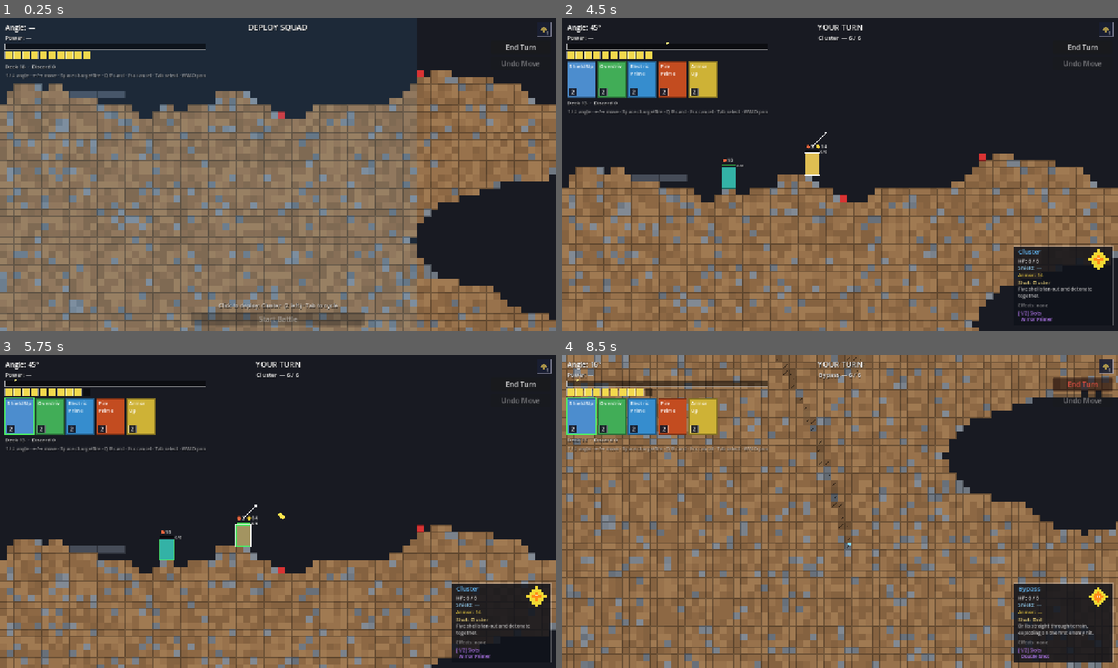
Above: before the commit, frames 1-4 (two rows, left to right).
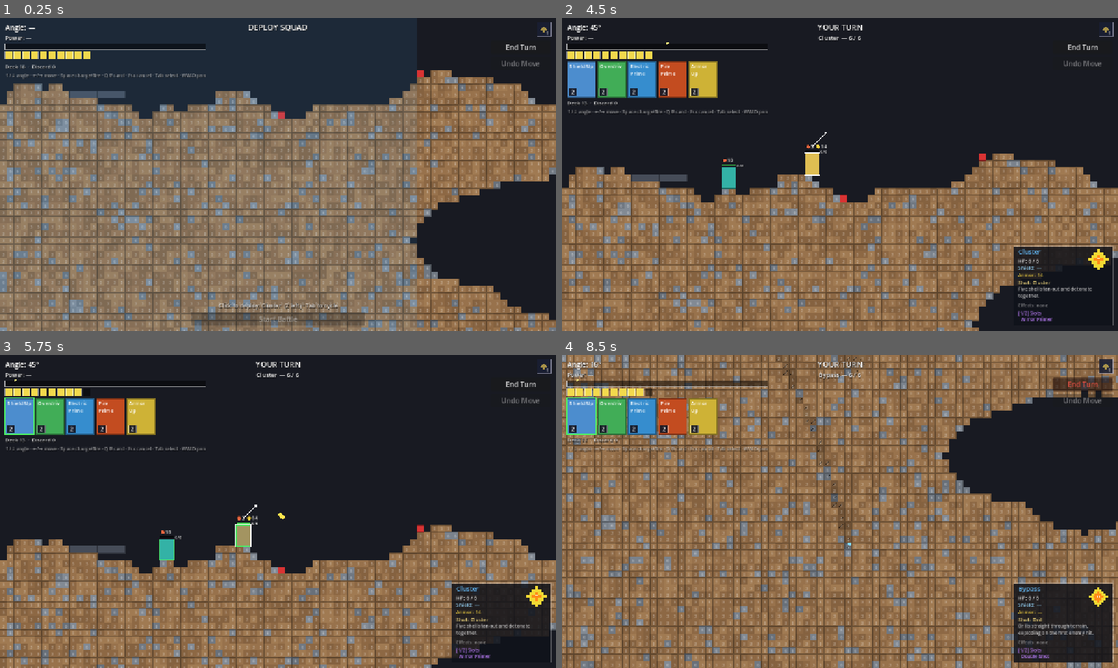
Above: after the commit, the same moments.

Repository: chubas/artillery-roguelike
Game: Godot game, scene res://world/combat_scene.tscn
Same seed, same stepped clock (60 frames per second), same inputs: the game is played once before the commit and once after it. This scene is started directly instead of the project's main scene.
Inputs (mouse positions are in pixels of both pictures, inside the frame that each line leads up to):
- Up to frame 1 (0.25 s): no input
- Up to frame 2 (4.5 s): click "End Turn" at 0.5 s; tap Enter every 0.75 s from 1.25 to 3.5 s; move the mouse to (962, 158) at 1.27 s; hold Right 1.28-2 s; tap Tab at 1.35 s; click (962, 158) at 1.42 s; tap Space at 1.52 s; drag from (728, 190) to (812, 237) at 2.02 s; move the mouse to (895, 105) at 2.77 s; hold Right 2.78-3.5 s; tap Keypad Enter at 2.85 s; drag from (812, 237) to (673, 127) at 3.52 s; click "Start Battle" at 4.25 s
- Up to frame 3 (5.75 s): tap Enter at 5 s; move the mouse to (444, 558) at 5.02 s; hold Left from 5.03 s (still down); tap Q at 5.1 s; tap Space at 5.27 s
- Up to frame 4 (8.5 s): release Left at 5.75 s; drag from (673, 464) to (756, 433) at 5.77 s; move the mouse to (867, 511) at 6.52 s; hold Down 6.53-7.25 s; tap Tab at 6.6 s; click (867, 511) at 6.67 s; tap Space at 7.25, 8.27 s; drag from (756, 433) to (728, 527) at 7.27 s; move the mouse to (962, 495) at 8.02 s; hold Up from 8.03 s (still down); tap Keypad Enter at 8.1 s

The runs differ from the first frame. In frame 1, 4.7% of the frame differs, in the area x 0-100%, y 17-100%; in frame 2, 3.3%; in frame 3, 2.5%; in frame 4, 5.6%, in the area x 0-100%, y 0-100%.

Commit message:
Fix reposition units

Diff:
--- a/debug/sandbox_overlay.gd
+++ b/debug/sandbox_overlay.gd
@@ -32,11 +32,8 @@
 var _status_defs   : Array[StatusEffectDef] = []
 
 # Terrain controls
-var _seed_field    : LineEdit = null
-
-# Terrain Visualizer (M32)
+var _seed_field        : LineEdit     = null
 var _tv_profile_option : OptionButton = null
-var _tv_seed_field     : LineEdit     = null
 var _tv_minimap        : Control      = null
 var _tv_profiles       : Array        = []
 var _tv_preview_data   : MapData      = null
@@ -234,6 +231,20 @@
 
 	# ── Terrain ──
 	_add_section(col, "TERRAIN")
+	col.add_child(_make_label("Profile:"))
+	_tv_profile_option = OptionButton.new()
+	_tv_profile_option.add_theme_font_size_override("font_size", 10)
+	_tv_profile_option.focus_mode = Control.FOCUS_NONE
+	_tv_profile_option.add_item("(legacy noise)")
+	var profile_dir := "res://data/terrain/profiles/"
+	if DirAccess.dir_exists_absolute(profile_dir):
+		for fname in DirAccess.get_files_at(profile_dir):
+			if fname.ends_with(".tres"):
+				var p := load(profile_dir + fname) as TerrainProfile
+				if p != null:
+					_tv_profiles.append(p)
+					_tv_profile_option.add_item(fname.get_basename())
+	col.add_child(_tv_profile_option)
 	col.add_child(_make_label("Seed:"))
 	_seed_field = LineEdit.new()
 	_seed_field.text = "12345"
@@ -245,6 +256,11 @@
 	var repos_btn := _make_btn("Reposition Units")
 	repos_btn.pressed.connect(_reposition_units)
 	col.add_child(repos_btn)
+	_tv_minimap = _TerrainMinimap.new()
+	_tv_minimap.custom_minimum_size = Vector2(PANEL_W - 10, 80)
+	_tv_minimap.size_flags_horizontal = Control.SIZE_EXPAND_FILL
+	(_tv_minimap as _TerrainMinimap).overlay = self
+	col.add_child(_tv_minimap)
 
 	# ── Cheats ──
 	_add_section(col, "CHEATS")
@@ -276,63 +292,6 @@
 	_passive_btn.pressed.connect(_toggle_enemy_passive)
 	col.add_child(_passive_btn)
 
-	# ── Terrain Visualizer (M32) ──
-	_build_terrain_visualizer(col)
-
-# ── Terrain Visualizer (M32) ─────────────────────────────────────────────────
-
-func _build_terrain_visualizer(col: VBoxContainer) -> void:
-	_add_section(col, "TERRAIN VIZ")
-
-	# Profile dropdown
-	col.add_child(_make_label("Profile:"))
-	_tv_profile_option = OptionButton.new()
-	_tv_profile_option.add_theme_font_size_override("font_size", 10)
-	_tv_profile_option.focus_mode = Control.FOCUS_NONE
-	col.add_child(_tv_profile_option)
-
-	# Load all profiles from data directory
-	var profile_dir := "res://data/terrain/profiles/"
-	if DirAccess.dir_exists_absolute(profile_dir):
-		for fname in DirAccess.get_files_at(profile_dir):
-			if fname.ends_with(".tres"):
-				var p := load(profile_dir + fname) as TerrainProfile
-				if p != null:
-					_tv_profiles.append(p)
-					_tv_profile_option.add_item(fname.get_basename())
-	if _tv_profiles.is_empty():
-		col.add_child(_make_label("(no profiles baked yet)"))
-
-	# Seed field
-	col.add_child(_make_label("Seed:"))
-	_tv_seed_field = LineEdit.new()
-	_tv_seed_field.text = "42"
-	_tv_seed_field.add_theme_font_size_override("font_size", 11)
-	col.add_child(_tv_seed_field)
-
-	# Preview button
-	var preview_btn := _make_btn("Preview")
-	preview_btn.pressed.connect(_preview_terrain)
-	col.add_child(preview_btn)
-
-	# Minimap control
-	_tv_minimap = _TerrainMinimap.new()
-	_tv_minimap.custom_minimum_size = Vector2(PANEL_W - 10, 80)
-	_tv_minimap.size_flags_horizontal = Control.SIZE_EXPAND_FILL
-	(_tv_minimap as _TerrainMinimap).overlay = self
-	col.add_child(_tv_minimap)
-
-func _preview_terrain() -> void:
-	if _tv_profiles.is_empty():
-		return
-	var idx  := _tv_profile_option.selected
-	if idx < 0 or idx >= _tv_profiles.size():
-		return
-	var profile : TerrainProfile = _tv_profiles[idx]
-	var seed_val := int(_tv_seed_field.text) if _tv_seed_field.text.is_valid_int() else 42
-	_tv_preview_data = TerrainGenerator.generate(profile, seed_val)
-	if _tv_minimap != null:
-		_tv_minimap.queue_redraw()
 
 class _TerrainMinimap extends Control:
 	var overlay : Object = null   # sandbox_overlay reference
@@ -369,26 +328,37 @@
 
 func _regenerate_terrain() -> void:
 	var seed_val := int(_seed_field.text) if _seed_field.text.is_valid_int() else 12345
-	_terrain.generate(seed_val)
+	# Index 0 = "(legacy noise)"; indices 1+ map to _tv_profiles[idx - 1]
+	var profile_idx := _tv_profile_option.selected - 1 if _tv_profile_option != null else -1
+	if profile_idx >= 0 and profile_idx < _tv_profiles.size():
+		var profile : TerrainProfile = _tv_profiles[profile_idx]
+		var data := TerrainGenerator.generate(profile, seed_val)
+		_tv_preview_data = data
+		_terrain.load_map(data)
+	else:
+		_terrain.generate(seed_val)
+		_tv_preview_data = null
 	_renderer.mark_all_dirty()
-	# Re-snap all units to the new surface
-	var all := _combat.player_units + _combat.enemy_units
-	for u in all:
+	if _tv_minimap != null:
+		_tv_minimap.queue_redraw()
+	_snap_all_entities()
+
+func _reposition_units() -> void:
+	_snap_all_entities()
+
+func _snap_all_entities() -> void:
+	var units : Array = _combat.player_units + _combat.enemy_units
+	for u in units:
 		var unit : Unit = u
-		var new_row := _terrain.get_surface_row(unit.vox_position.x)
-		unit.set_vox_position(Vector2i(unit.vox_position.x, new_row))
-
-func _reposition_units() -> void:
-	var all : Array = _combat.player_units + _combat.enemy_units
-	for u in all:
-		var unit : Unit = u
-		var new_pos := UnitMovement.settle_at(
-			Vector2i(unit.vox_position.x, 0),
-			unit.definition.width_voxels,
-			unit.definition.height_voxels,
-			_terrain
-		)
-		unit.set_vox_position(new_pos)
+		var x := clampi(unit.vox_position.x, 0, _terrain.map_width - unit.definition.width_voxels)
+		unit.set_vox_position(UnitMovement.settle_at(
+			Vector2i(x, 0), unit.definition.width_voxels, unit.definition.height_voxels, _terrain))
+	for d in _combat.deployables:
+		var dep : Node = d
+		var w   : int  = dep.get("width_voxels")
+		var h   : int  = dep.get("height_voxels")
+		var x   := clampi(dep.get("vox_position").x, 0, _terrain.map_width - w)
+		dep.set_vox_position(UnitMovement.settle_at(Vector2i(x, 0), w, h, _terrain))
 
 # ── Status injection ─────────────────────────────────────────────────────────
 
--- a/rendering/chunk.gd
+++ b/rendering/chunk.gd
@@ -15,6 +15,7 @@
 	Color8(130, 138, 148), Color8(104, 112, 122),
 ]
 const COLOR_PLATFORM := Color8(70, 76, 88)
+const COLOR_LAVA     := Color8(220, 80, 20)
 
 var cx : int = 0
 var cy : int = 0
@@ -42,6 +43,11 @@
 				continue
 			var rect := Rect2(lx * vs, ly * vs, vs, vs)
 			var base : Color
+			if tile.type == Tile.TileType.LAVA:
+				base = COLOR_LAVA
+				draw_rect(rect, base)
+				draw_rect(rect, base.darkened(0.3), false, 1.0)
+				continue
 			if tile.has_flag(Tile.FLAG_INDESTRUCTIBLE):
 				base = COLOR_PLATFORM
 			elif tile.max_hp > 3:
@@ -53,6 +59,7 @@
 			draw_rect(rect, base.darkened(0.3), false, 1.0)
 			_draw_cracks(rect, tile.damage_state())
 			_draw_status_overlay(rect, tile)
+			_draw_hp_label(rect, tile)
 
 # Placeholder tile-status tints (M3 §16): burning = orange, electrified = blue-white.
 func _draw_status_overlay(rect: Rect2, tile: Tile) -> void:
@@ -62,6 +69,17 @@
 		draw_rect(rect, Color(1.0, 0.45, 0.1, 0.45))
 	if tile.tile_statuses.has("electrified"):
 		draw_rect(rect, Color(0.55, 0.8, 1.0, 0.5))
+
+func _draw_hp_label(rect: Rect2, tile: Tile) -> void:
+	if tile.has_flag(Tile.FLAG_INDESTRUCTIBLE):
+		return
+	var font  := ThemeDB.fallback_font
+	var fsize : int = 7
+	var text  := str(tile.hp)
+	var tw    := font.get_string_size(text, HORIZONTAL_ALIGNMENT_LEFT, -1, fsize).x
+	var center := rect.position + rect.size * 0.5
+	draw_string(font, Vector2(center.x - tw * 0.5, center.y + font.get_ascent(fsize) * 0.5),
+			text, HORIZONTAL_ALIGNMENT_LEFT, -1, fsize, Color(1, 1, 1, 0.55))
 
 func _draw_cracks(rect: Rect2, state: int) -> void:
 	if state == 0:
--- a/terrain/terrain_manager.gd
+++ b/terrain/terrain_manager.gd
@@ -258,7 +258,7 @@
 			t.max_hp      = cell["max_hp"]
 			t.flags       = cell["flags"]
 			t.collapsible = cell["collapsible"]
-			t.status_tags = (cell["status_tags"] as Array).duplicate()
+			t.status_tags.assign(cell["status_tags"] as Array)
 			t.variant     = cell["variant"]
 			_grid[_idx(col, row)] = t
 
--- a/terrain/tile.gd
+++ b/terrain/tile.gd
@@ -1,7 +1,7 @@
 # Per-voxel data object (terrain spec §4.1). VOID voxels are null in the grid — no Tile.
 class_name Tile
 
-enum TileType { SOLID, RUBBLE, LIQUID }            # only SOLID active in M1
+enum TileType { SOLID, RUBBLE, LIQUID, LAVA }      # LAVA: visual-only, no mechanics (M33)
 enum Element  { NONE, FIRE, ELECTRIC, EXPLOSIVE, CORROSIVE }  # schema only in M1
 
 # Flags bitmask (terrain spec §4.2) — none are set on any tile in M1.
@@ -54,6 +54,9 @@
 	# (CONDUCTIVE) and the indestructible platform (no tags).
 	if t == TileType.SOLID:
 		status_tags = ["FLAMMABLE"]
+	elif t == TileType.LAVA:
+		status_tags = ["LAVA"]
+		flags |= FLAG_PASSABLE   # no physics interaction; purely cosmetic
 	else:
 		status_tags = []
 	return self
